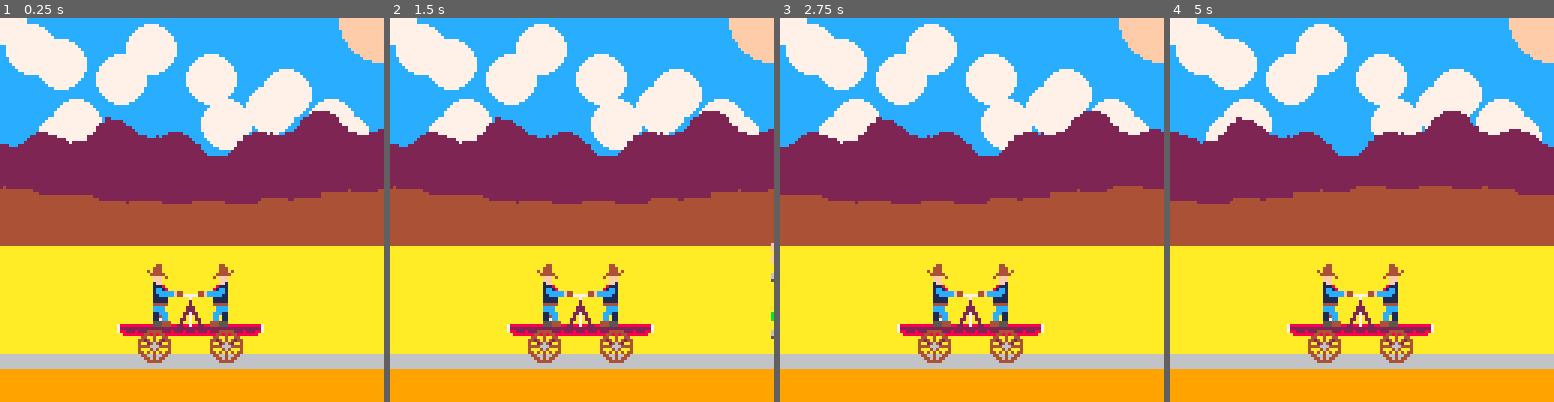
Above: before the commit, frames 1-4 (left to right).
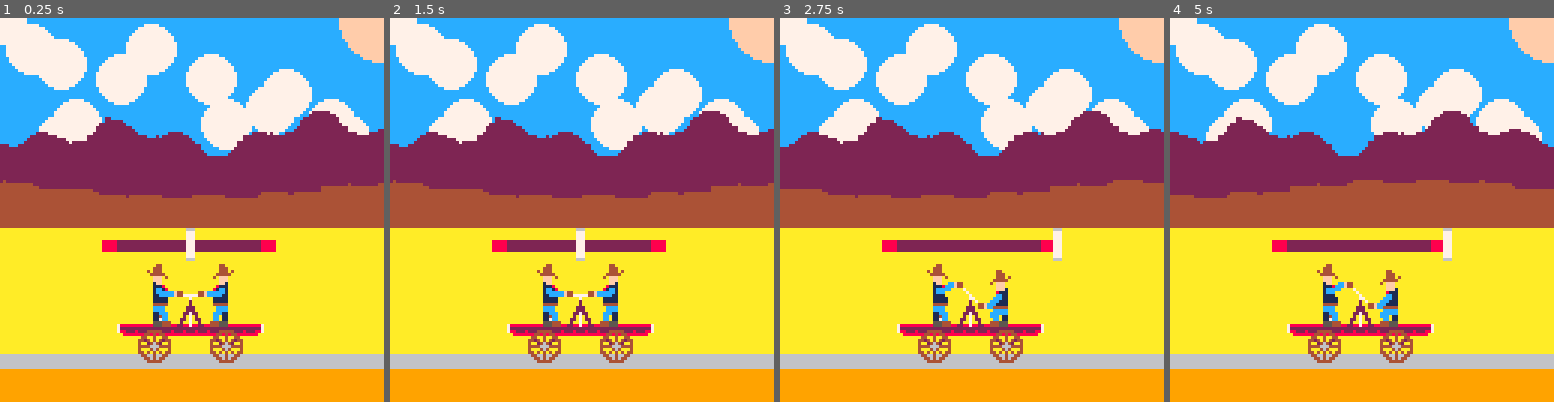
Above: after the commit, the same moments.

Repository: acmcpheron02/handcar_heat
Game: PICO-8 cartridge pico_handcar.p8
Same seed, same stepped clock (60 frames per second), same inputs: the game is played once before the commit and once after it.
Inputs:
- Up to frame 1 (0.25 s): no input
- Up to frame 2 (1.5 s): tap X (X key) at 0.33, 1.07 s; tap O (Z key) at 0.7 s
- Up to frame 3 (2.75 s): hold Right 1.6-2.1 s; tap O (Z key) at 1.7, 2.1, 2.5 s; tap X (X key) at 1.85 s; hold Up 2.15-2.42 s; hold Right from 2.47 s (still down)
- Up to frame 4 (5 s): tap O (Z key) every 0.4 s from 2.9 to 4.9 s; tap X (X key) at 2.97, 4.08 s; release Right at 3.03 s; hold Left 3.08-3.58 s; hold Right 4.02-4.68 s; hold Up from 4.73 s (still down)

The runs differ from the first frame. In frame 1, 7.0% of the frame differs, in the area x 0-100%, y 42-64%; in frame 2, 7.1%; in frame 3, 7.7%; in frame 4, 7.8%, in the area x 0-100%, y 42-79%.

Commit message:
UI element and pump animations

Diff:
--- a/pico_handcar.p8
+++ b/pico_handcar.p8
@@ -13,7 +13,7 @@
 	cartlever = "neutral"
 	cartspeed = 0
 	leverpos = 0
-	force = 5
+	force = 4
 
 	seed_fore = .1249
 	seed_back = .4629
@@ -33,10 +33,10 @@
 end
 
 function _update60()
-	if btn(4) and not btn(5) then
+	if btn(0) and not btn(1) then
 		pumpleft()
 		end
-	if btn(5) and not btn(4) then
+	if btn(1) and not btn(0) then
 		pumpright()
 		end
 	if cartspeed > 0 then
@@ -75,22 +75,39 @@
  draw_terrain()
  draw_cart()
 
- draw_ui()
-
  for i, v in ipairs(decos) do
-  spr(v[1], v[2]-distance*4, v[3])
- end
+	spr(v[1], v[2]-distance*4, v[3])
+end
+
+draw_ui()
 
 end
 
 function draw_ui()
-
+-- 	rectfill(34,96,36,79,7)
+-- 	rectfill(30, 87+(leverpos*.08),40,89+(leverpos*.08), 4)
+-- 	rectfill(90,96,92,79,7)
+-- 	rectfill(86, 87+(leverpos*-.08),96,89+(leverpos*-.08), 4)
+	rectfill(34,74,91,77,8)
+	rectfill(39,74,86,77,2)
+	rectfill(62+(leverpos*-.3),70,64+(leverpos*-.3),80, 6)
+	rectfill(62+(leverpos*-.3),71,64+(leverpos*-.3),79, 7)
 end
 
 function draw_cart()
 	sspr(0,11,49,21,39,89)
-	sspr(66,11,15,21,49,82,15,21,true)
-	sspr(66,11,15,21,63,82,15,21,false)
+	if leverpos < -33 then
+		sspr(51,11,15,21,49,82,15,21,true)
+		sspr(81,11,15,21,63,82,15,21,false)
+	end
+	if -34 < leverpos and leverpos < 34 then
+		sspr(66,11,15,21,49,82,15,21,true)
+		sspr(66,11,15,21,63,82,15,21,false)
+	end
+	if 33 < leverpos then
+		sspr(81,11,15,21,49,82,15,21,true)
+		sspr(51,11,15,21,63,82,15,21,false)
+	end
 	sspr(0,0,11,11,46,104)
 	sspr(0,0,11,11,70,104)
 end
@@ -101,7 +118,7 @@
 		line(x, flr(foreground[x+1]), x, 127, 4)
 	 end
 	 rectfill(0,115,127,127,3)
-	 rectfill(0,76,128,128,10)
+	 rectfill(0,70,128,128,10)
 	 rectfill(0,114,128,128,9)
 	 rectfill(0,112,128,116,6)
 end
@@ -137,11 +154,11 @@
 
 function topography_fore(x)
 	local pos=x/127
-	return 60+flr(sinw(pos+100*seed_fore,0.75,3))
+	return 58+flr(sinw(pos+100*seed_fore,0.75,3))
 			 +flr(sinw(pos+100*seed_fore,6,0.75))
 end
 
-function pumpleft()
+function pumpright()
 	if leverpos > -100 then
 		leverpos -= force
 		cartspeed += force
@@ -153,7 +170,7 @@
 	rightspr = 32
 end
 
-function pumpright()
+function pumpleft()
 	if leverpos < 100 then
 		leverpos += force
 		cartspeed += force
